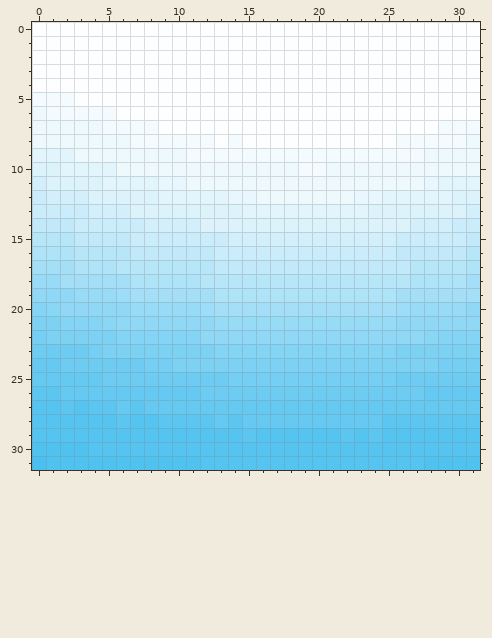
One commit to this pixel-art sprite: Sprites/Ice/SurfaceTile.png. The first picture shows the starting point.
The file is 32x32 pixels. Colours within 5 levels of each other are drawn and written as one.
Once edited:
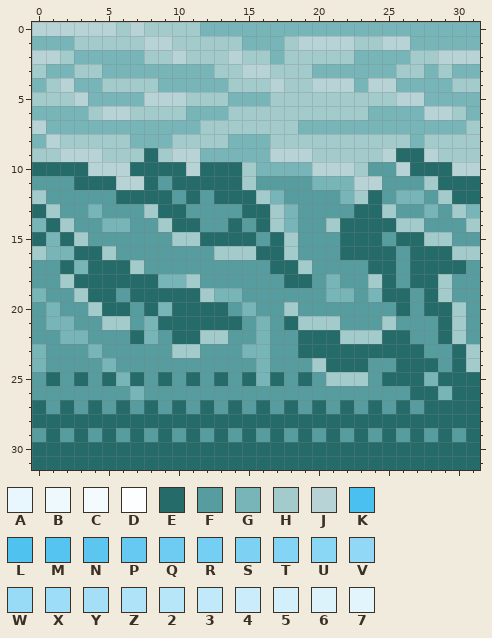
Palette (. is transparent): A #e8f7fd  B #eef9fe  C #f4fbfe  D #fdfeff  E #256b6a  F #579c9e  G #77b5b8  H #a3cbcc  J #b8d3d6  K #4ac0f0  L #50c2f0  M #56c4f1  N #5cc6f1  P #65c9f2  Q #6eccf3  R #75cff4  S #7dd2f4  T #84d4f5  U #8ad6f5  V #90d8f6  W #97dbf6  X #9dddf7  Y #a4dff7  Z #aee3f8  2 #b7e6f9  3 #c1e9fa  4 #cbedfb  5 #d2effb  6 #dcf3fc  7 #e2f5fd
Changes in this commit:
Changed rows in their new state; - is an unchanged pixel.
first column x 0:
 0 JJJJJJHJHHHHGGGGGGGGGGGGGGGGGGGG
 1 GGGHHHHHJJHHHHHGGGHJJJJHHJJGGGGG
 2 JJHGGGGGHHJHHHJHHGHHHHHGGGGHHJJJ
 3 HGGHHGGGGGGGGHHJJHHHGGGGGGHHGHGG
 4 GHJGGHHHHGGGGGHHHJHHJJJGJJGGGGHH
 5 HHHJGGGGJJJHHHGGGHHHHHHHHHJJGGGG
 6 GGGGHJJHHHHGGGHHHHHHHHHHGGGGJJHG
 7 JGGGGGGGGGGGHHHHHHHGGGGGGGGGGGGH
 8 GJHHHHHGGGHHHHGGGHHHHHHHHHHGHHHH
 9 HHJJJHHHEHJJGGGGGJJJHHHHHJEEJHHH
10 EEEEJJJEEEEJEEEHGGGGJJJHFFJEEEJJ
11 FFFEEEJJEFEEEEEHFFFFGGGJJFFFHEEE
12 HFFFFFEEEEFEFEEEHGFFFFGHEFGGFHEE
13 EHFFGFFFHEEFFFFEEHGFFFFEEHFFGFHG
14 GEHFFGGFFHEEFFEFEHGFFHEEEEHHFFFH
15 EGEHFFFFFFHHEEEEFEHFFFEEEFEEHHFF
16 HGGEEHFFFFFFFHHHEEHFFFEEEEFEEEHH
17 FFEGEEEHFFFFFFFFFEEHFFFFEEFEEEEF
18 FFHEEEEEEGGHFFFFFFEEFGFFHEFEEHFF
19 GFFHEEFEEEEEHGGFFFFFFGGFGEEFEHFF
20 FGFFHEEFEGEEEEFGFFHFFFFFFFEFEEHF
21 FGGFFHHFGEEEEEEFGFEHHHFFFHFFFEHF
22 FFGGFFFEGFEEHHFFGFFEEEHHHEEFFEHF
23 GFFFGFFFFFHHFFFGGFFEEEEEEEEEFFEH
24 GFFFFGFFFFFFFFFFGFFFHEEEFFEEEFEH
25 FEFEFEGEFEFEFEFEGEFEFHHHFEEEGEEE
26 FFFFFFFGFFFFFFFFFFFFFFFFFFFEEGEE
27 EFEFEFEFEFEFEFEFEFEFEFEFEFEFEEEE
28 EEEEEEEEEEEEEEEEEEEEEEEEEEEEEEEE
29 FEFEFEFEFEFEFEFEFEFEFEFEFEFEFEFE
30 EEEEEEEEEEEEEEEEEEEEEEEEEEEEEEEE
31 EEEEEEEEEEEEEEEEEEEEEEEEEEEEEEEE
Changed places in both pictures, as pixel boxes (x1, y1, x2, y2):
changed: (32, 22, 480, 470)
